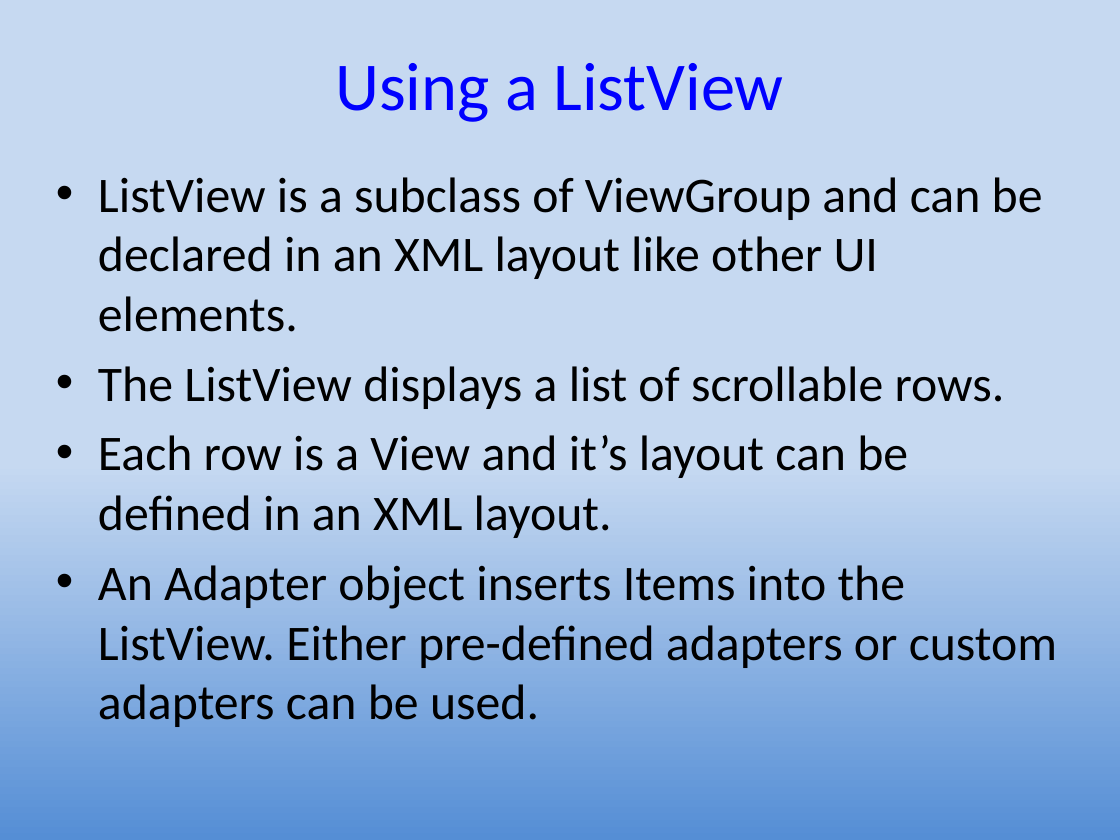
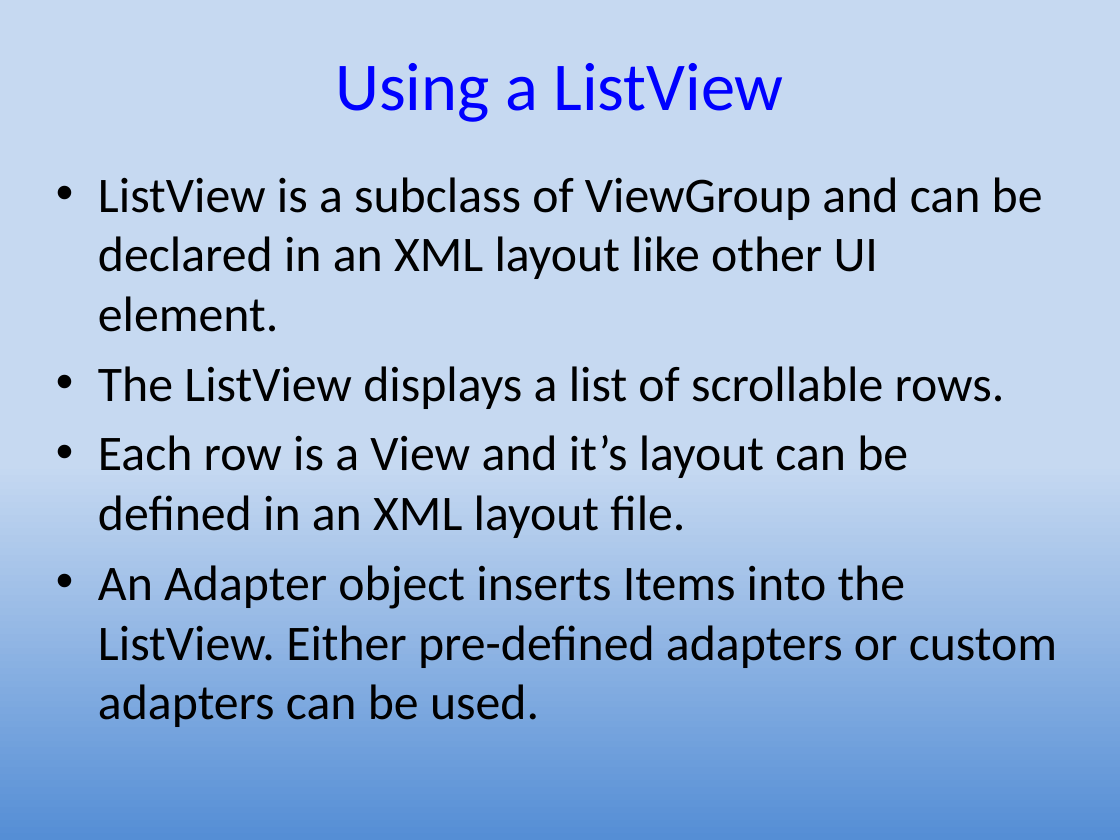
Before and after one commit to UO-CIS/CIS399Android-CourseMaterials, a slide deck: slide 5 of Notes and Slides/CIS399Wk3Day2-ListViews.pptx. Drawn at 1120x840 pixels with LibreOffice and Linux fonts; fonts in the diff are those of the drawing. Boxes give left, top, right and bottom in pixels: in the first picture for what was removed or moved away, otherwise in the second. Text is boxed around its words. In the diff, an @@ line names an element or a change of style, - is before the commit and + after.

```diff
--- a/Notes and Slides/CIS399Wk3Day2-ListViews.pptx
+++ b/Notes and Slides/CIS399Wk3Day2-ListViews.pptx
@@ text at (x1=98, y1=177, x2=1043, y2=332): text changed @@
-• ListView is a subclass of ViewGroup and can be declared in an XML layout like other UI elements.
+• ListView is a subclass of ViewGroup and can be declared in an XML layout like other UI element.
@@ text at (x1=98, y1=435, x2=908, y2=538): text changed @@
-• Each row is a View and it’s layout can be defined in an XML layout.
+• Each row is a View and it’s layout can be defined in an XML layout file.
```
Also in this commit, not shown: 1 slide added, 1 other file.
